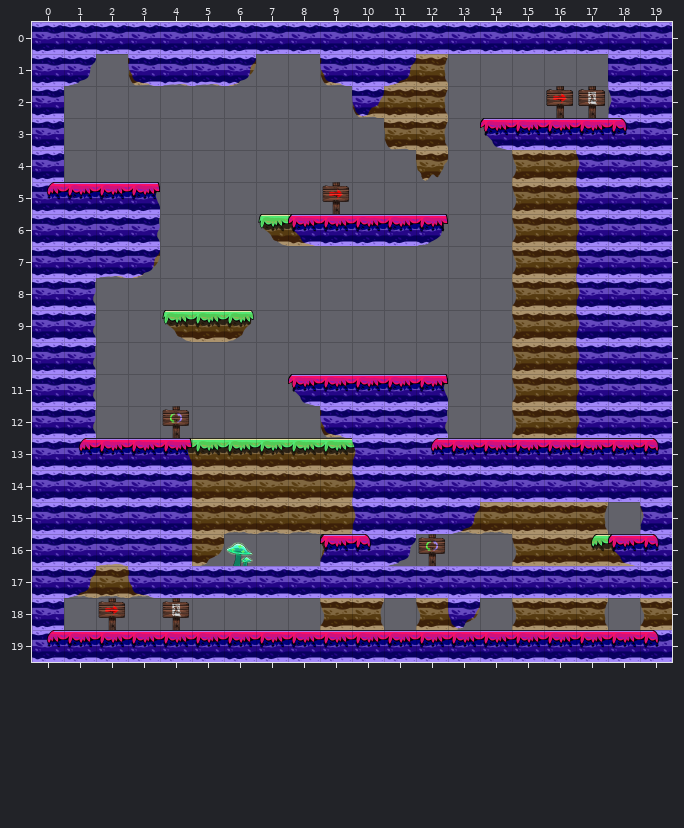
Tiled map -- assets/Level_3.tmx. Above: the version before the commit.
Cells are 128x128 px. Shown: x 0..19, y 0..19.
The result:
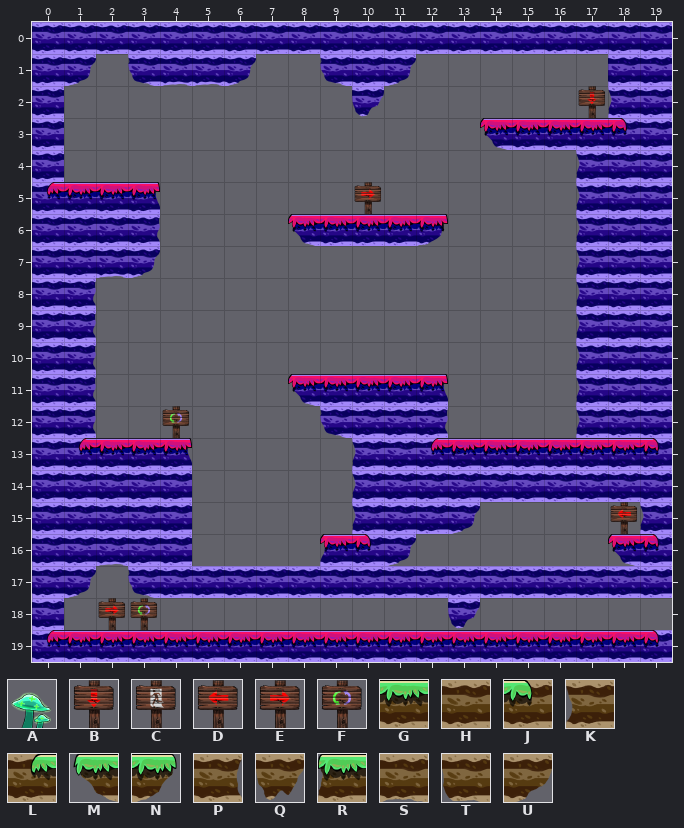
Key: from "misctileset": A 0, B 4, C 5, D 6, E 9, F 10; from "tileset_v1": G 0, H 1, J 2, K 3, L 4, M 5, N 6, P 7, Q 8, R 10, S 12, T 13, U 14.
_ is an empty cell.
From old to new:
Layer "Tiles_level3" (now hidden):
Tile G is gone in row 6 at x 8; in row 9 at x 5; in row 13 at x 4 to 9; in row 16 at x 18.
Tile H is gone in rows 1 to 2 at x 11; in rows 4 to 12 at x 16; in row 14 at x 5 to 10; in row 15 at x 5, 9 to 10 and 15 to 16; in row 16 at x 2 and 16; in row 18 at x 16.
Tile J is gone in row 13 at x 10.
Tile K is gone in rows 4 to 12 at x 15; in row 16 at x 15; in row 18 at x 9, 12, 15 and 19.
Tile L is gone in row 16 at x 17.
Tile M is gone in row 6 at x 7; in row 9 at x 4.
Tile N is gone in row 9 at x 6.
Tile P is gone in rows 1 to 3 at x 12; in rows 4 to 12 at x 17; in row 15 at x 17; in row 18 at x 10 and 17.
Tile Q is gone in row 4 at x 12.
Tile R is gone in row 16 at x 9.
Tile S is gone in row 15 at x 6 to 8 and 13 to 14; in row 17 at x 1 to 3.
Tile T is gone in row 1 at x 3 and 9; in row 2 at x 10; in row 3 at x 11; in row 12 at x 9.
Tile U is gone in row 1 at x 6; in row 7 at x 3; in row 16 at x 5; in row 18 at x 13.
Layer "Tiles_level3_3" (now hidden):
Tile B is gone in row 2 at x 16.
Tile C is gone in row 18 at x 4.
Tile E is gone in row 5 at x 9.
Tile F is gone in row 2 at x 17; in row 16 at x 12.
Layer "Tiles_level3_4":
Tile C gives way to tile B in row 2 at x 17.
The edit adds tile D in row 15 at x 18.
The edit adds tile E in row 5 at x 10.
The edit adds tile F in row 18 at x 3.
Tile A is gone in row 16 at x 6.
Tile E is gone in row 2 at x 16.
